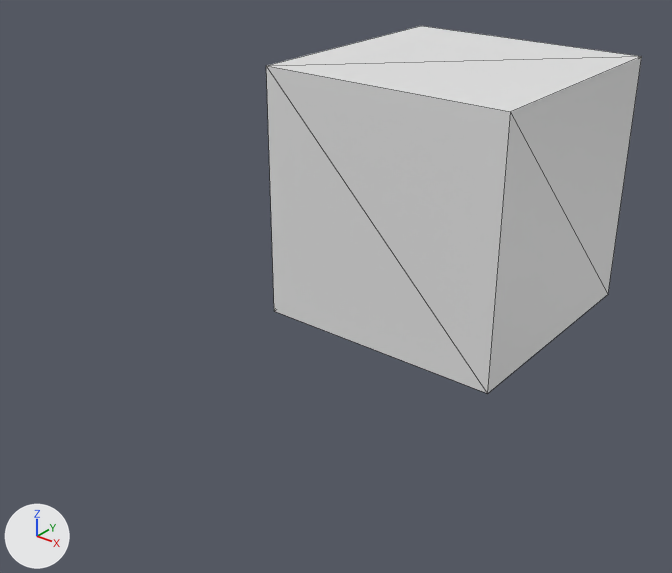
The OBJ model res/models/wall.obj: old version first, new version second.
The view is the same before and after, from a 50 mm camera at (2.31, -2.49, 1.75) aimed at (0.45, -0.16, 0.31). The axes (+X, +Y, +Z) are drawn at lower left. The lights are the same throughout. Mesh edges are drawn as thin lines. Where no turn or scale is listed for an object, it has been applied to the vertices.

Names of what the first picture shows: 'Cube_Cube.001'.
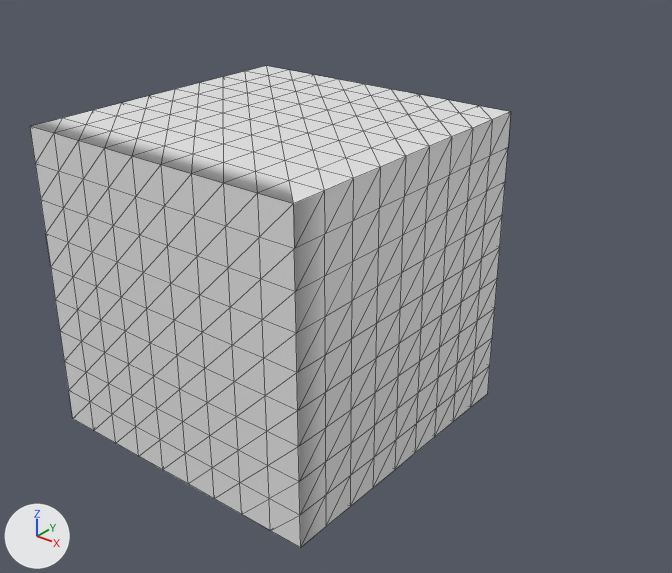
Commit message: Added wall.obj using blender Removed unnecessary obj files

Where the change shows, as pixel boxes [x1, y1, x2, y2] in the pictures (672 x 573 px):
'Cube_Cube.001', reshaped (28% wider, 31% taller)
    before: [266, 26, 642, 393]
    after: [30, 66, 511, 547]
part 1 of me_cube_cube_001, added
    after: [30, 66, 511, 547]
part 2 of me_cube_cube_001, deleted
    before: [267, 26, 642, 393]

Patch to the scene script:
```diff
--- a/res/models/wall.obj.py
+++ b/res/models/wall.obj.py
@@ me_cube_cube_001 @@
 # used by ob_cube_cube_001; location = (0.0, 0.0, 0.0)
-me_cube_cube_001.from_pydata(...)  # 8 vertices, 12 faces; spans x 0.0..1.0, y 0.0..1.0, z 0.0..1.0
+me_cube_cube_001.from_pydata(...)  # 494 vertices, 972 faces; spans x 0.0..1.0, y -1.0..0.0, z 0.0..1.0
+# me_cube_cube_001 part 1: 490 vertices added at x 0.0..1.0, y -1.0..0.0, z 0.0..1.0
+# me_cube_cube_001 part 2: 4 vertices removed from x 0.0..1.0, y 1.0, z 0.0..1.0
```
